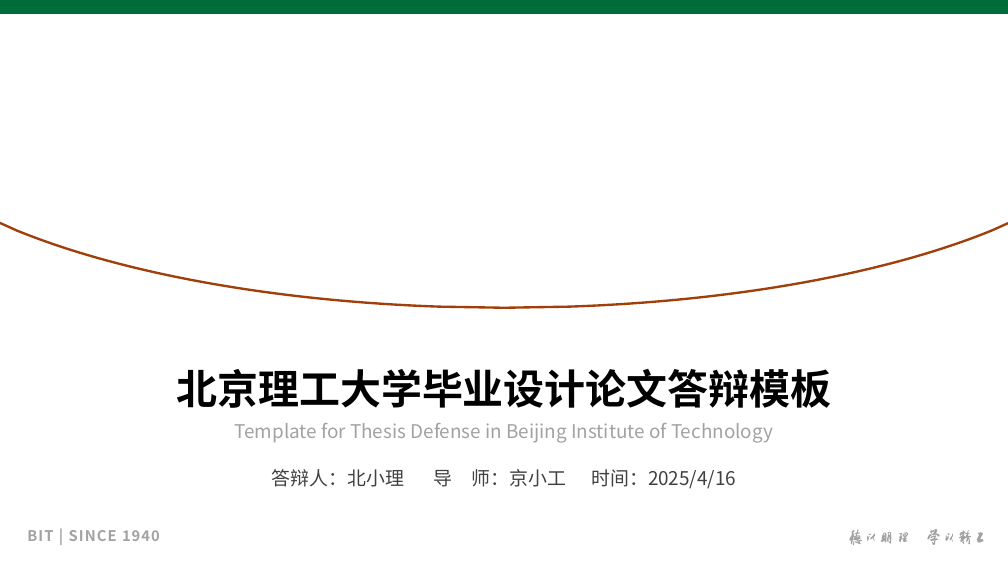
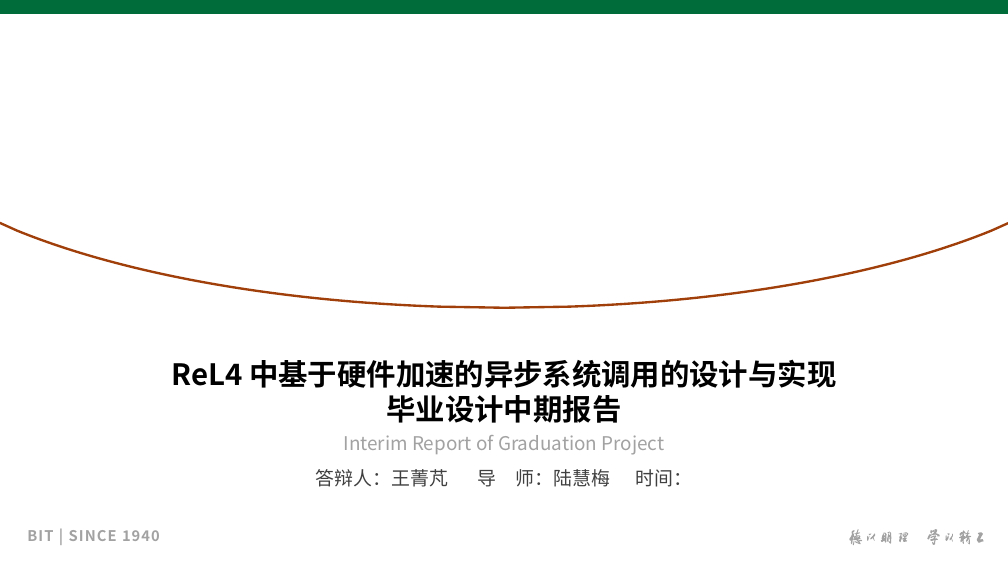
Before and after one commit to LynxPeng/GraduationProjectRecords, a slide deck: slide 1 of docs/流程文件/中期/中期PPT.pptx. Drawn at 1008x567 pixels with LibreOffice and Linux fonts; fonts in the diff are those of the drawing; background and template pictures are left out. Boxes give left, top, right and bottom in pixels: in the first picture for what was removed or moved away, otherwise in the second. Text is boxed around its words. In the diff, an @@ line names an element or a change of style, - is before the commit and + after.

Commit message:
论文大纲

```diff
--- a/docs/流程文件/中期/中期PPT.pptx
+++ b/docs/流程文件/中期/中期PPT.pptx
@@ text at [172,359,836,423]: text changed; size 39 to 28 pt @@
-北京理工大学毕业设计论文答辩模板
+ReL4 中基于硬件加速的异步系统调用的设计与实现
+毕业设计中期报告
@@ text at [343,435,665,455]: text changed @@
-Template for Thesis Defense in Beijing Institute of Technology
+Interim Report of Graduation Project
@@ text at [316,469,692,487]: text changed @@
-答辩人：北小理 导 师：京小工 时间：2025/4/16
+答辩人：王菁芃 导 师：陆慧梅 时间：
```
Also in this commit, not shown: 3 other slides changed, 4 other files.
